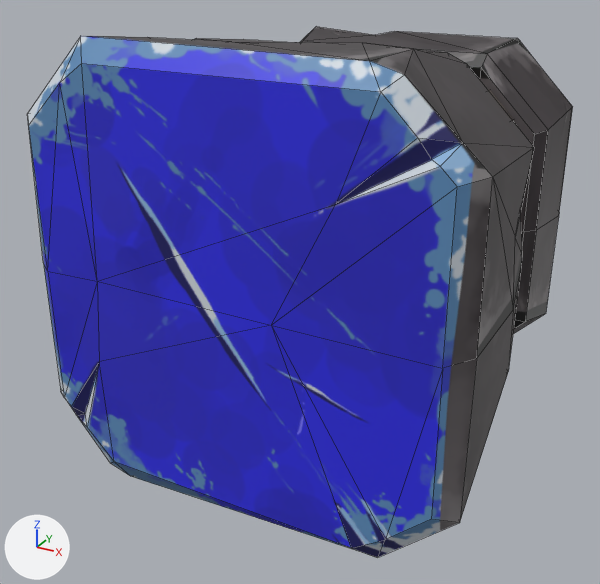
Before and after pictures for a commit that changed the OBJ model models/production/exports/magnet_natural.obj.
Both versions are drawn from a 50 mm lens placed at (1.489, -3.137, 1.218), pointed at (-0.126, -0.2, -0.25). The axes (+X, +Y, +Z) are drawn at lower left. The lights are the same throughout. Mesh edges are drawn as thin lines. Where no turn or scale is listed for an object, it has been applied to the vertices.

In view in the first picture: 'natural-magnet'.
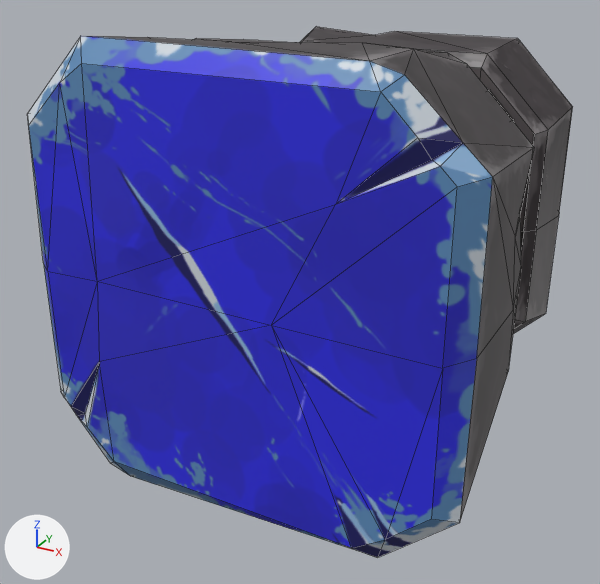
Pixel boxes (x1, y1, x2, y2) of what changed, in the pictures (600 x 584 px; the box of a moved part takes in the faces that stretch with it):
```json
{"part": 1, "of": "me_natural_magnet", "change": "moved or reshaped", "before": [513, 212, 523, 309], "after": [513, 217, 521, 309]}
{"part": 2, "of": "me_natural_magnet", "change": "surface changed", "before": [121, 31, 573, 539], "after": [121, 31, 573, 539]}
```

Scene script edits in JSON lines:
```json
{"block": "me_natural_magnet", "where": "# used by ob_natural_magnet; location = (0.0, 0.0, 0.0)"}
{"block": "me_natural_magnet", "where": "# verts and faces of me_natural_magnet; kept vertices keep their numbers, new ones are numbered from 202"}
{"block": "me_natural_magnet", "where": "# before: 41 (0.87, -0.48, 0.0) at pixel (513, 309), 79 (0.74, -0.02, 0.0), 80 (0.79, -0.06, 0.0) at pixel (521, 266), 196 (0.79, -0.06, 0.04) at pixel (522, 255), 197 (0.82, -0.33, 0.21) at pixel (515, 237)"}
{"block": "me_natural_magnet", "where": "# before: 198 (0.76, -0.08, 0.24) at pixel (520, 207), 199 (0.72, -0.05, 0.25)"}
{"op": "remove", "block": "me_natural_magnet", "code": "me_natural_magnet.from_pydata(...)  # 202 vertices, 226 faces, 1 loose edge; spans x -0.89..0.88, y -0.99..0.98, z -0.88..0.88"}
{"op": "add", "block": "me_natural_magnet", "code": "me_natural_magnet.from_pydata(...)  # 201 vertices, 225 faces, 1 loose edge; spans x -0.89..0.88, y -0.99..0.98, z -0.88..0.88"}
{"block": "me_natural_magnet", "change": "me_natural_magnet part 1"}
{"op": "add", "block": "me_natural_magnet", "code": "delete_vertices([196])  # with the faces that use them"}
{"op": "add", "block": "me_natural_magnet", "code": "faces += [(80, 198, 197), (41, 80, 197), (79, 199, 198, 80)]"}
{"block": "me_natural_magnet", "change": "me_natural_magnet part 2: 159 kept faces spanning x -0.89..0.88, y -0.99..0.98, z -0.88..0.88 get new texture (UV) coordinates"}
```
